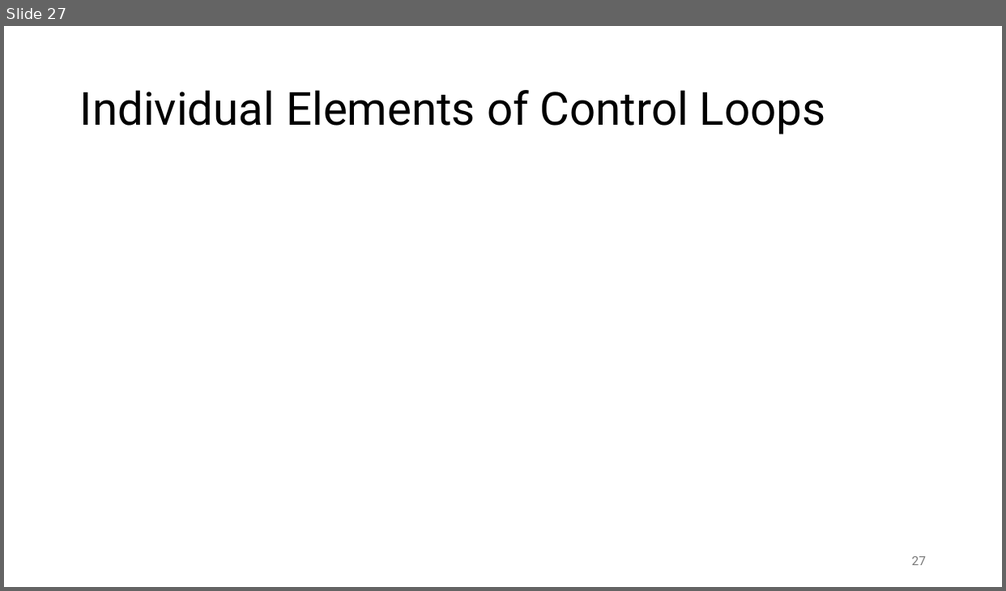
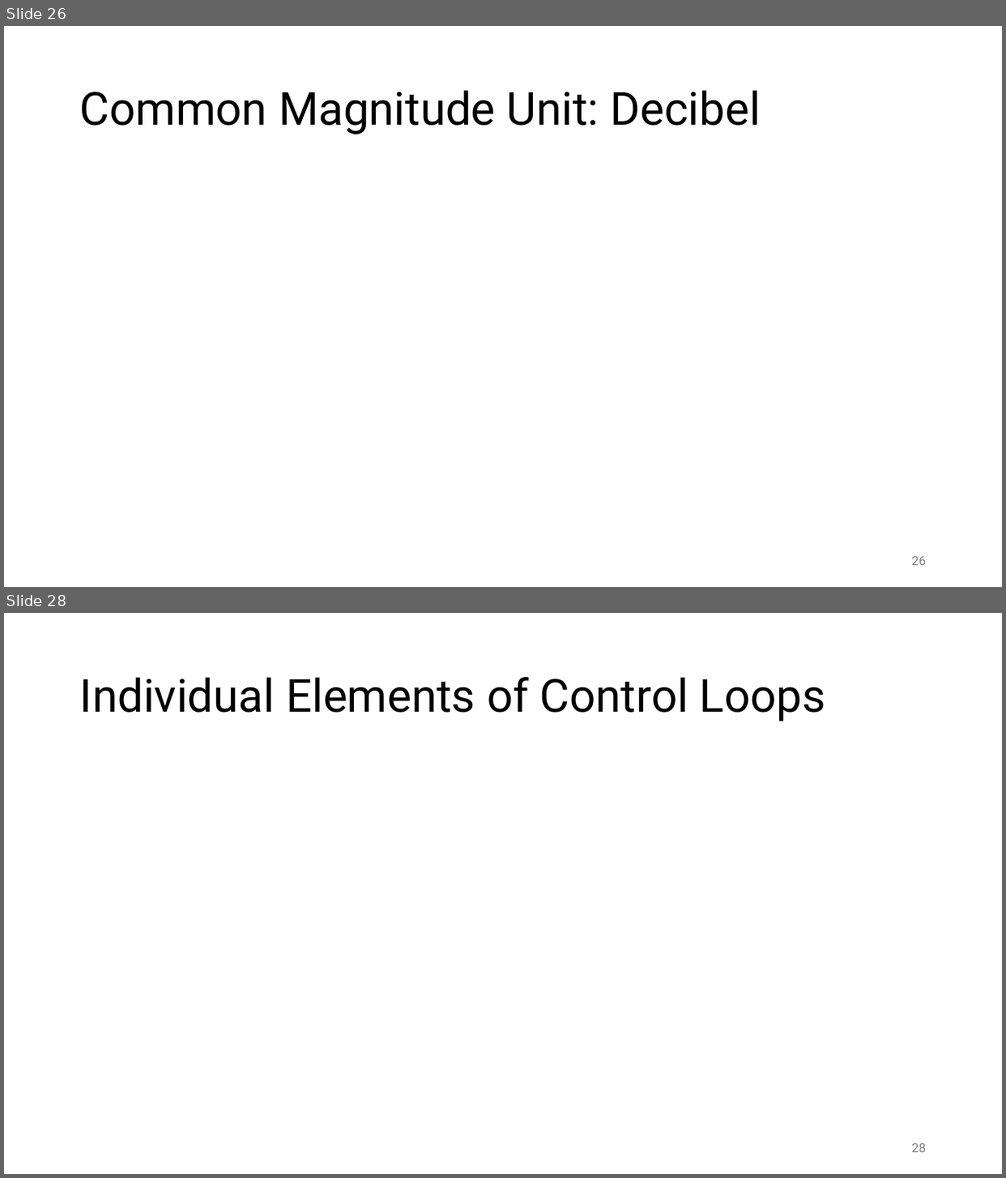
Before and after one commit to FelixWick/control_engineering, a slide deck: slides/3_Laplace.pptx. Shown one above the other, each under a label of ours: slide 27 before the commit, slides 26 and 28 after it; the slides between them are not shown. The pictures are 1006x591 and 1006x1178 pixels, drawn with LibreOffice and Linux fonts; fonts in the diff are those of the drawing; grey boxes stand for pictures. Boxes give left, top, right and bottom in pixels: in the first picture for what was removed or moved away, otherwise in the second. Text is boxed around its words. In the diff, an @@ line names an element or a change of style, - is before the commit and + after.

```diff
--- a/slides/3_Laplace.pptx
+++ b/slides/3_Laplace.pptx
@@ slide 26 added at [4, 26, 1002, 587], background #FFFFFF @@
@@ title added at [80, 90, 761, 135], 44 pt, text #000000 @@
+Common Magnitude Unit: Decibel
@@ page number added at [912, 557, 926, 565], 12 pt, text #797979 @@
+26
@@ what was slide 27 is now slide 28 @@
@@ page number at [912, 1144, 926, 1152]: text changed @@
-27
+28
```
Also in this commit, not shown: 5 slides changed, 2 other slides added, 2 other files.
